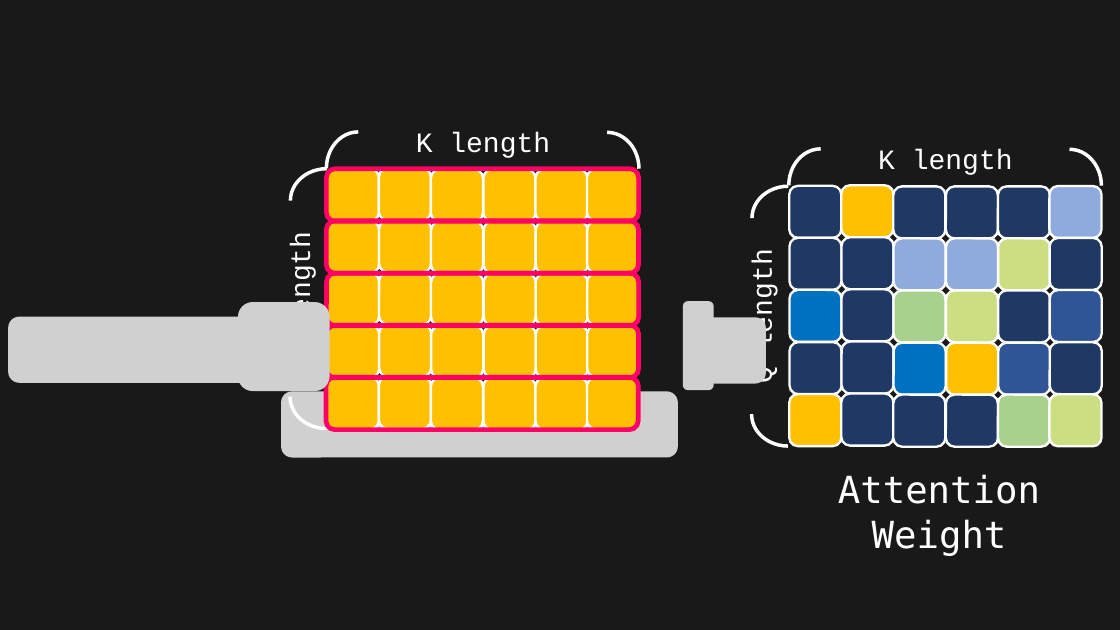
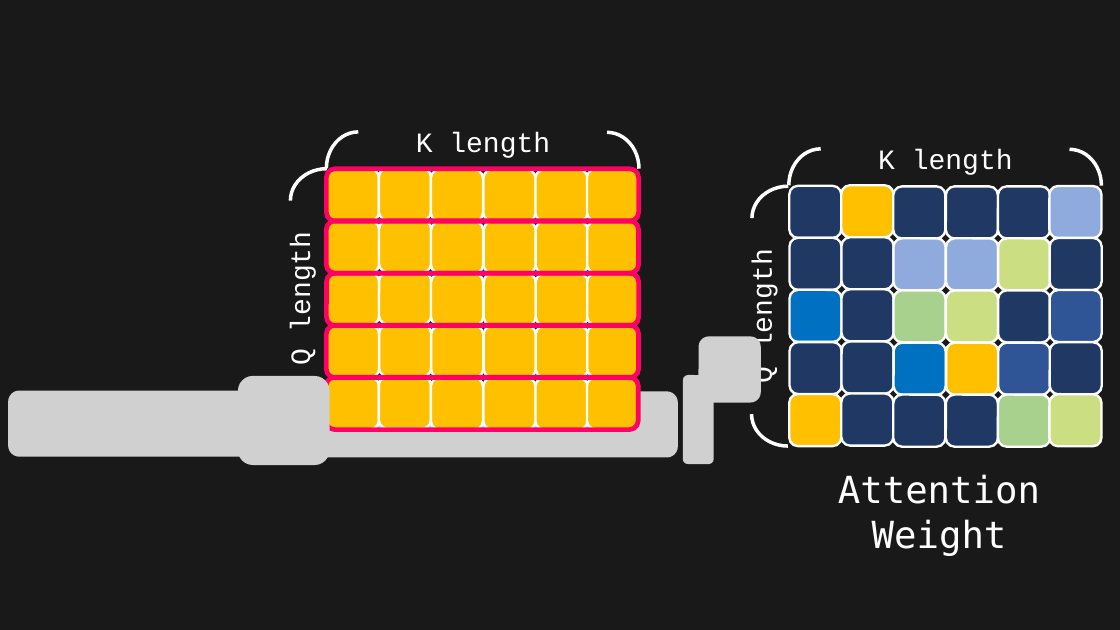
Before and after one commit to toonnyy8/PPT, a slide deck: slide 12 of Attention-is-all-you-need/image.pptx. Drawn at 1120x630 pixels with LibreOffice and Linux fonts; fonts in the diff are those of the drawing; grey boxes stand for pictures. Boxes give left, top, right and bottom in pixels: in the first picture for what was removed or moved away, otherwise in the second. Text is boxed around its words. In the diff, an @@ line names an element or a change of style, - is before the commit and + after.

```diff
--- a/Attention-is-all-you-need/image.pptx
+++ b/Attention-is-all-you-need/image.pptx
@@ picture removed at <box>8,317,292,383</box> @@
@@ picture removed at <box>238,302,329,392</box> @@
@@ picture removed at <box>683,301,714,390</box> @@
@@ picture: place and size @@
-picture at <box>704,318,766,384</box>
+picture at <box>699,337,761,403</box>
@@ picture added at <box>238,376,329,465</box> @@
@@ picture added at <box>683,375,714,464</box> @@
@@ picture added at <box>8,391,292,457</box> @@
```
Also in this commit, not shown: 1 other file.
